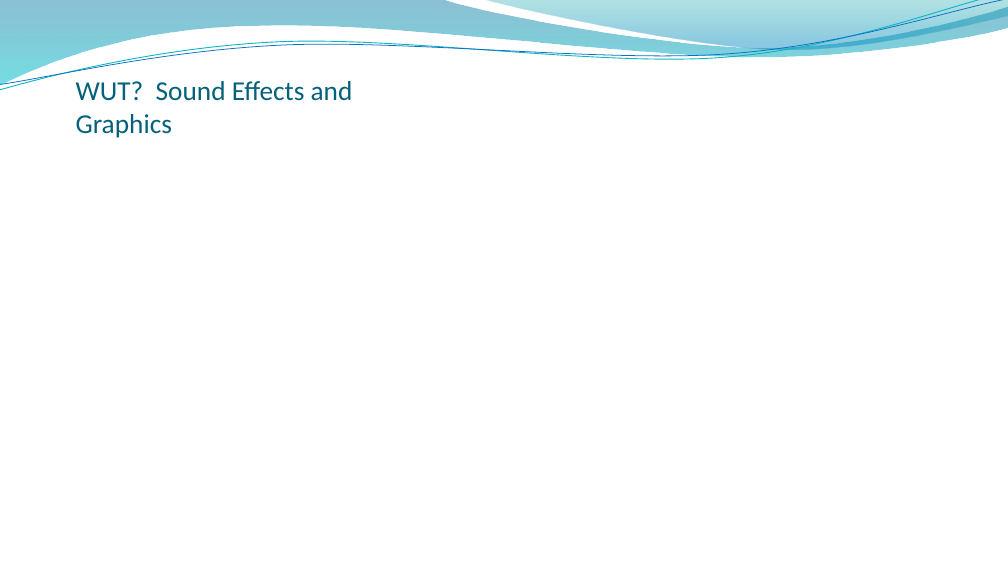
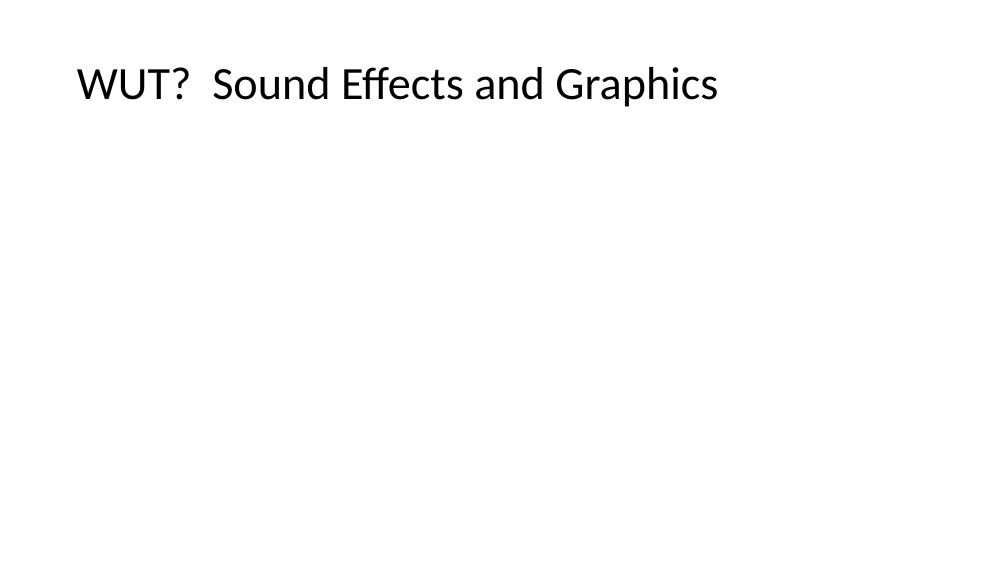
Before and after one commit to cwzero/Trivia, a slide deck: slide 7 of WUTDemo.pptx. Drawn at 1008x567 pixels with LibreOffice and Linux fonts; fonts in the diff are those of the drawing; background and template pictures are left out. Boxes give left, top, right and bottom in pixels: in the first picture for what was removed or moved away, otherwise in the second. Text is boxed around its words. In the diff, an @@ line names an element or a change of style, - is before the commit and + after.

```diff
--- a/WUTDemo.pptx
+++ b/WUTDemo.pptx
@@ freeform shape removed at [0, 0, 1008, 85] @@
@@ freeform shape removed at [0, 0, 1008, 94] @@
@@ freeform shape removed at [0, 0, 1008, 90] @@
@@ freeform shape removed at [483, 0, 1008, 52] @@
@@ title "WUT? Sound Effects and Graphics": place and size @@
-title "WUT? Sound Effects and Graphics" at [76, 81, 353, 138]
+title "WUT? Sound Effects and Graphics" at [77, 67, 718, 107]
@@ title "WUT? Sound Effects and Graphics" at [77, 67, 718, 107]: size 26 to 44 pt, text colour #04617B to #000000; line spacing 1 to 0.9; vertical alignment bottom to middle @@
```
Also in this commit, not shown: 6 other slides changed, 2 slides added, 2 slides removed, 22 other files.
